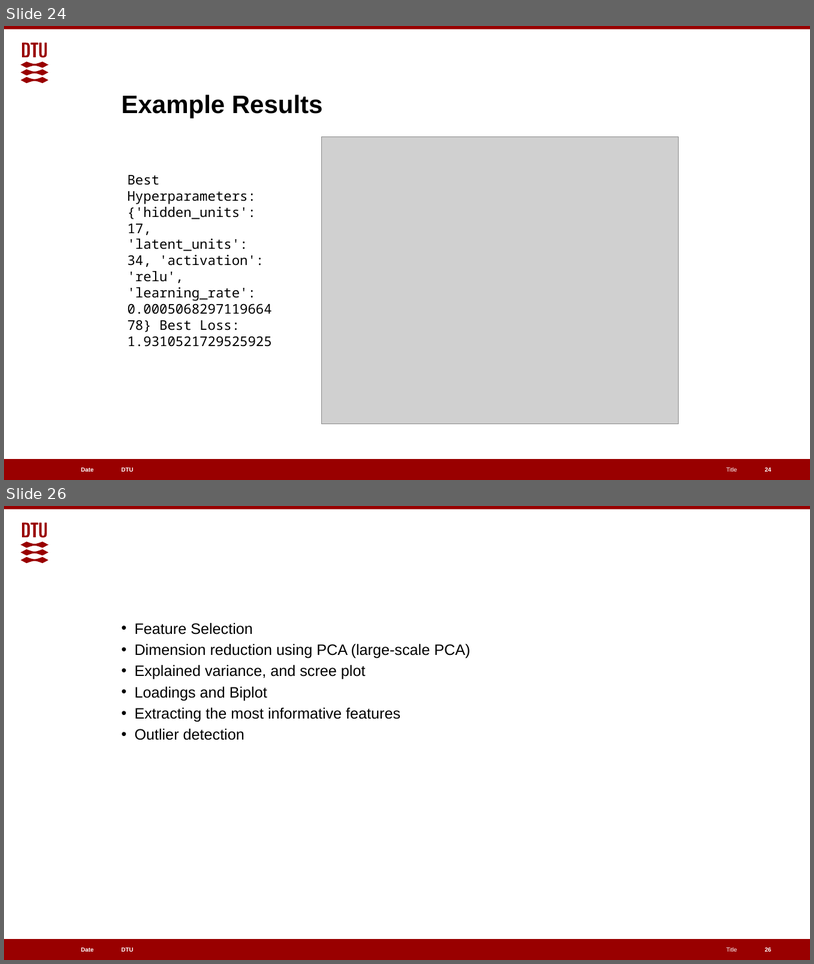
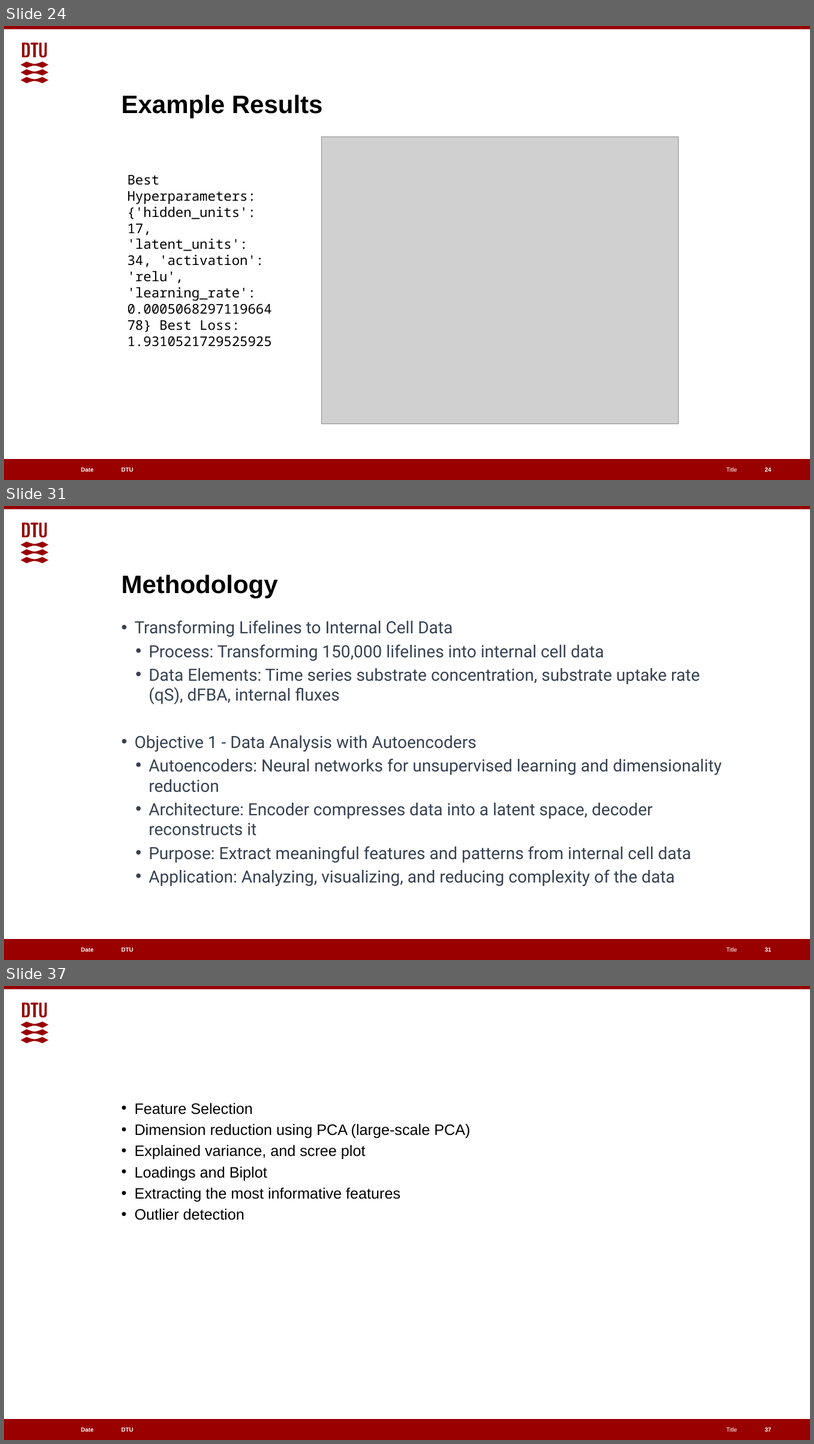
Before and after one commit to EGpineapples/Cell-Lifelines-Autoencoder, a slide deck: Classifying Metabolic Fluxes.pptx. Shown one above the other, each under a label of ours: slides 24 and 26 before the commit, slides 24, 31 and 37 after it; the slides between them are not shown. The pictures are 814x964 and 814x1444 pixels, drawn with LibreOffice and Linux fonts; fonts in the diff are those of the drawing; grey boxes stand for pictures. Boxes give left, top, right and bottom in pixels: in the first picture for what was removed or moved away, otherwise in the second. Text is boxed around its words. In the diff, an @@ line names an element or a change of style, - is before the commit and + after.

```diff
--- a/Classifying Metabolic Fluxes.pptx
+++ b/Classifying Metabolic Fluxes.pptx
@@ slide 31 added at bbox=[4, 506, 810, 960], background #FFFFFF; not listed: 6 template elements that a slide beside it also shows @@
@@ title added at bbox=[122, 574, 278, 598], 30 pt, text #000000, bold @@
+Methodology
@@ text added at bbox=[135, 620, 722, 886], 20 pt, text #374151 @@
+• Transforming Lifelines to Internal Cell Data
+  • Process: Transforming 150,000 lifelines into internal cell data
+  • Data Elements: Time series substrate concentration, substrate uptake rate (qS), dFBA, internal fluxes
+• Objective 1 - Data Analysis with Autoencoders
+  • Autoencoders: Neural networks for unsupervised learning and dimensionality reduction
+  • Architecture: Encoder compresses data into a latent space, decoder reconstructs it
+  • Purpose: Extract meaningful features and patterns from internal cell data
+  • Application: Analyzing, visualizing, and reducing complexity of the data
@@ page number added at bbox=[765, 947, 772, 951], 7 pt, text #FFFFFF, bold @@
+31
@@ what was slide 26 is now slide 37 @@
@@ page number at bbox=[765, 1427, 772, 1431]: text changed @@
-26
+37
```
Also in this commit, not shown: 10 other slides added.
